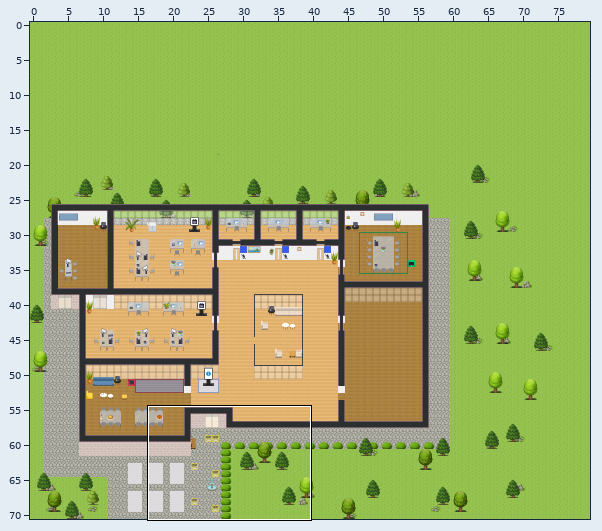
Tiled map (JSON), stored at mapSanteEscale.tmj. The first picture is a wide view before the edit; the outline marks the close-up.
Close-up. Before the edit:
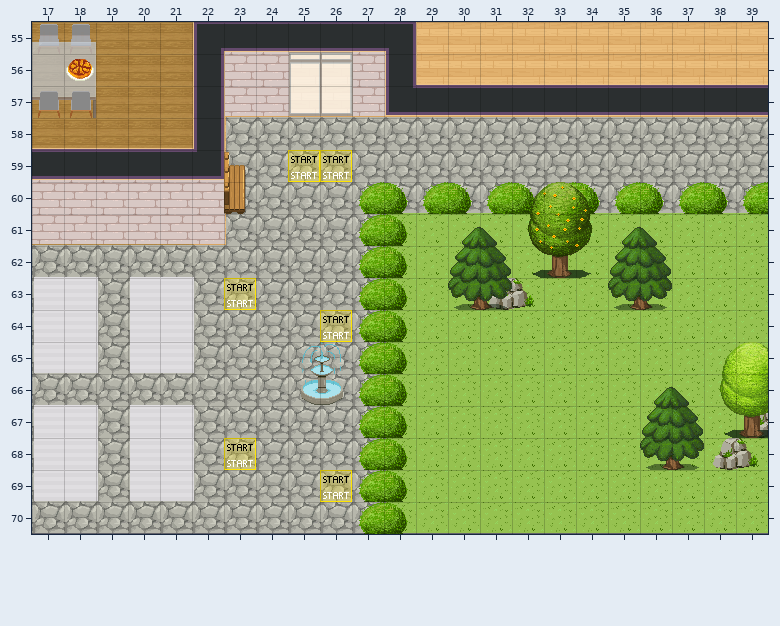
Cells are 32x32 px. Shown: x 17..39, y 55..70.
After:
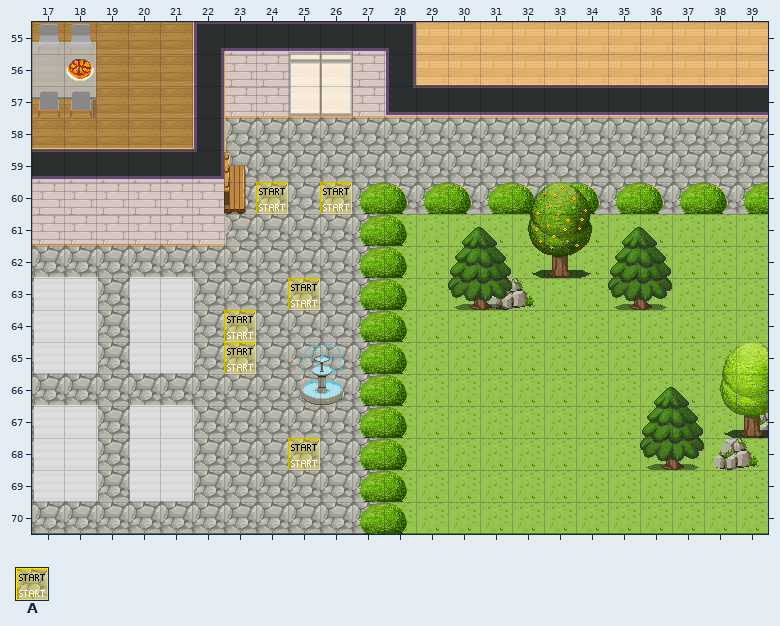
Key: from "WA_Special_Zones": A 1.
_ is an empty cell.
See-through tiles are keyed as they look on the map.
The edit:
Layer "start":
There is now tile A in row 60 at x 24 and 26; in row 63 at x 25; in rows 64 to 65 at x 23; in row 68 at x 25.
The edit erases tile A in row 59 at x 25 to 26; in row 63 at x 23; in row 64 at x 26; in row 68 at x 23; in row 69 at x 26.
